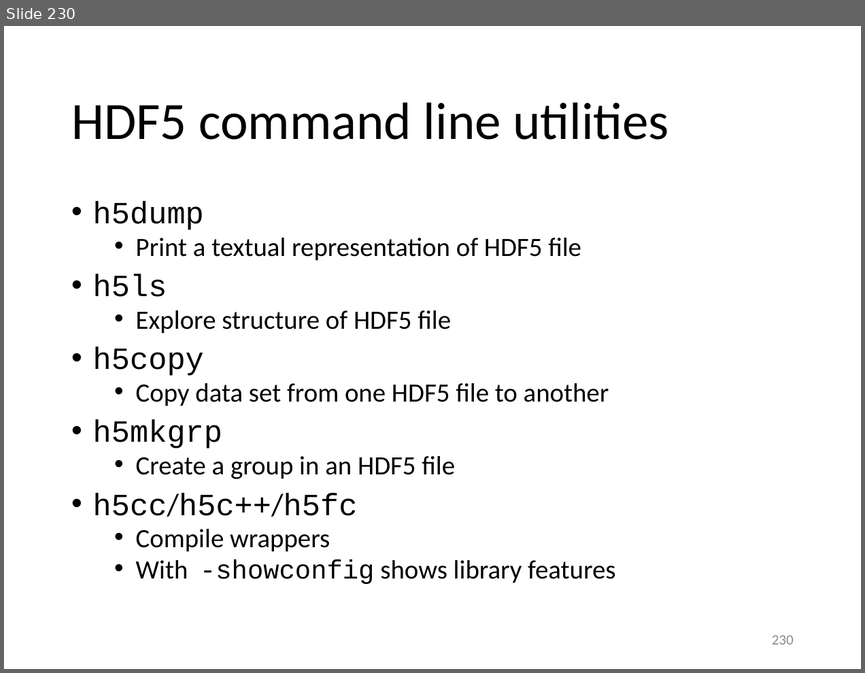
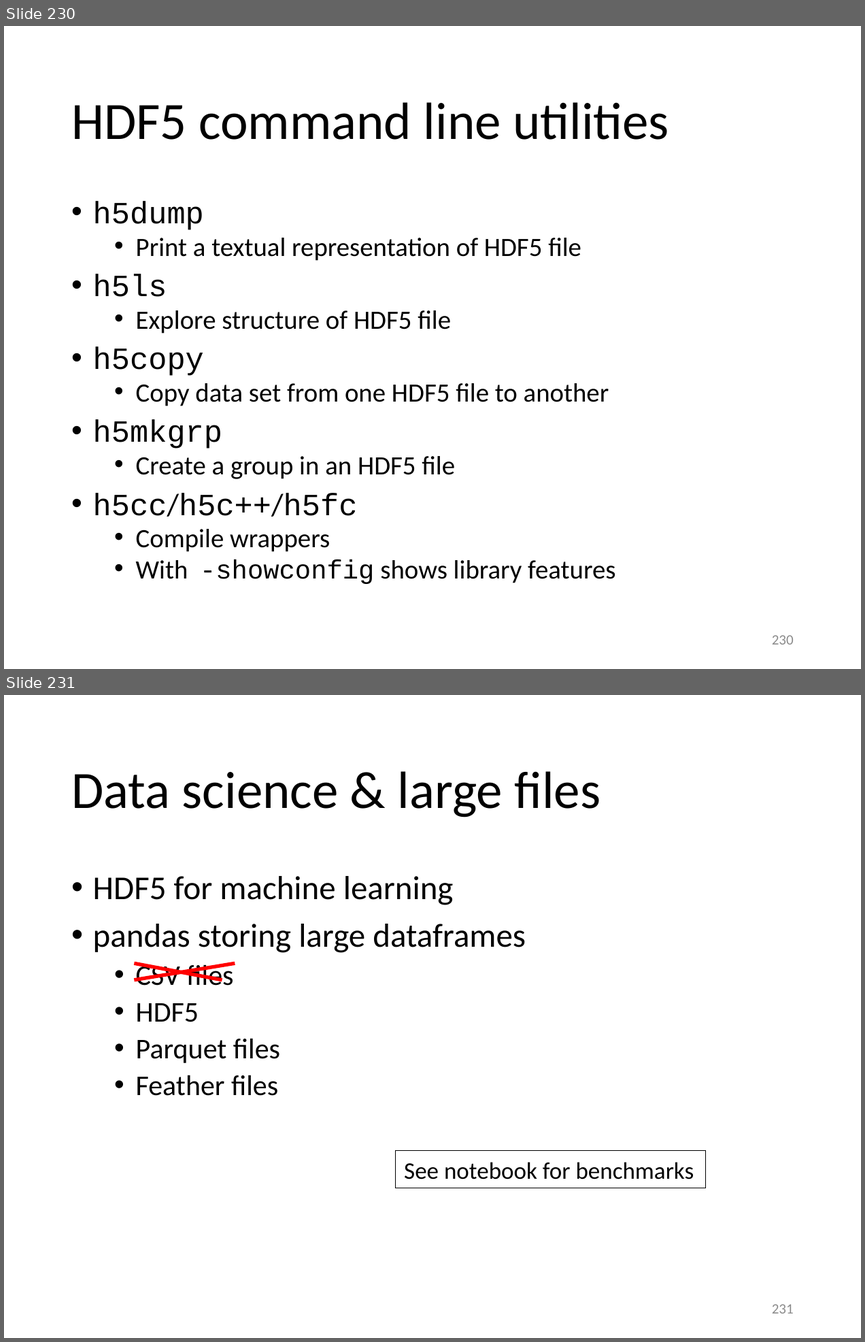
Before and after one commit to gjbex/Python-for-HPC, a slide deck: python_for_hpc.pptx. Shown one above the other, each under a label of ours: slide 230 before the commit, slides 230 and 231 after it. The pictures are 865x673 and 865x1342 pixels, drawn with LibreOffice and Linux fonts; fonts in the diff are those of the drawing. Boxes give left, top, right and bottom in pixels: in the first picture for what was removed or moved away, otherwise in the second. Text is boxed around its words. In the diff, an @@ line names an element or a change of style, - is before the commit and + after.

Commit message:
Add slide on Parquet and Feather for pandas

```diff
--- a/python_for_hpc.pptx
+++ b/python_for_hpc.pptx
@@ slide 231 added at bbox=[4, 695, 861, 1338], background #FFFFFF @@
@@ title added at bbox=[71, 771, 601, 817], 44 pt, text #000000 @@
+Data science & large files
@@ text added at bbox=[93, 876, 526, 1096], 28 pt, text #000000 @@
+• HDF5 for machine learning
+• pandas storing large dataframes
+  • CSV files
+  • HDF5
+  • Parquet files
+  • Feather files
@@ line added from (135, 963) to (222, 979), #FF0000 3 pt @@
@@ line added from (135, 979) to (235, 963), #FF0000 3 pt @@
@@ rectangle added at bbox=[396, 1151, 706, 1189], outline #000000 0.75 pt, 20 pt, text #000000 @@
+See notebook for benchmarks
@@ page number added at bbox=[772, 1304, 793, 1313], 12 pt, text #8C8C8C @@
+231
```
Also in this commit, not shown: 1 slide changed, 1 other slide added.
